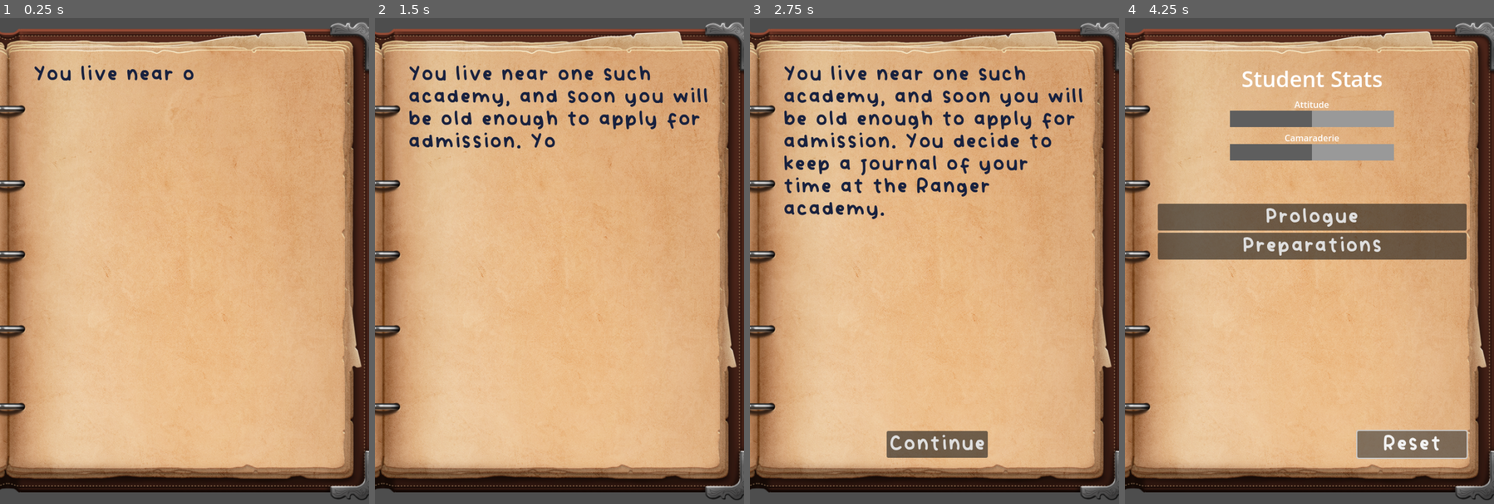
Above: before the commit, frames 1-4 (left to right).
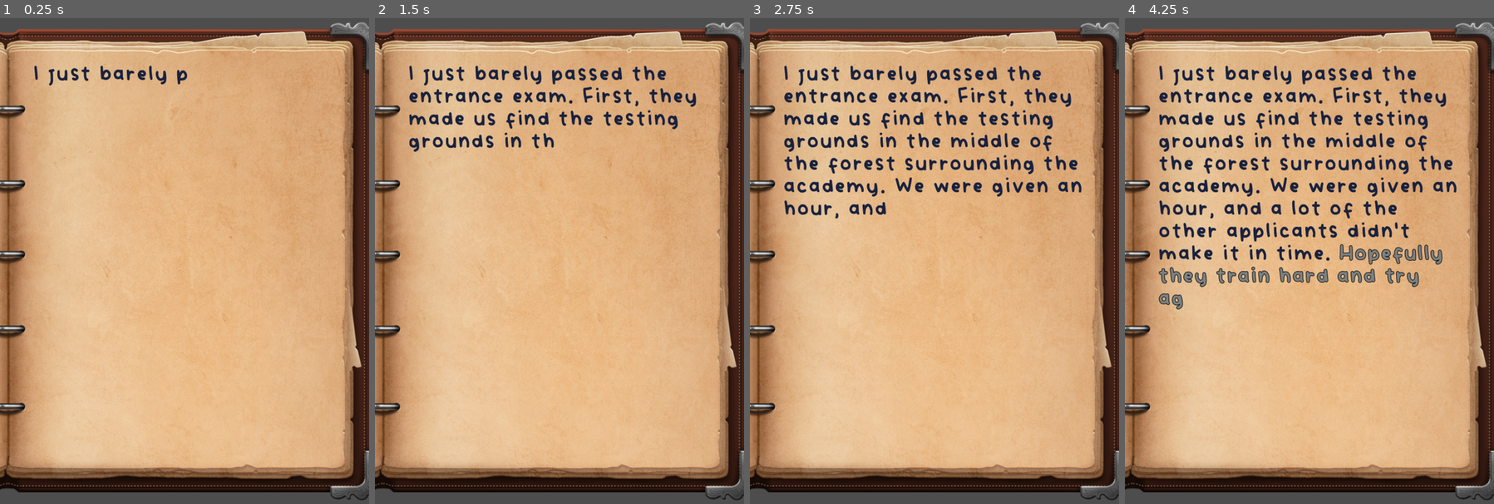
Above: after the commit, the same moments.

Repository: starlightlacuna/godot-wild-jam-75
Game: Godot game, scene res://journal.tscn
Same seed, same stepped clock (60 frames per second), same inputs: the game is played once before the commit and once after it.
Inputs (mouse positions are in pixels of both pictures, inside the frame that each line leads up to):
- Up to frame 1 (0.25 s): no input
- Up to frame 2 (1.5 s): no input
- Up to frame 3 (2.75 s): no input
- Up to frame 4 (4.25 s): click (1313, 445) at 2.75 s, where only the run before the commit has a clickable "Continue"; click (1412, 445) at 3.5 s, where only the run before the commit has a clickable "Reset"

The runs differ from the first frame. In frame 1, 0.7% of the frame differs, in the area x 9-53%, y 9-14%; in frame 2, 4.0%; in frame 3, 8.7%; in frame 4, 20%, in the area x 8-93%, y 9-91%.

Commit message:
Prettify Student Stats

Diff:
--- a/Data/Exam/exam2.tres
+++ b/Data/Exam/exam2.tres
@@ -8,7 +8,7 @@
 
 [sub_resource type="Resource" id="Resource_iihj2"]
 script = ExtResource("3_ksnlq")
-text = "Then, at the grounds, they gave us wooden swords and had us spar with [b][i]actual rangers[/i][/b]. To pass, we had to land a hit on them …(121 unchanged characters)…
+text = "Then, at the grounds, they gave us wooden swords and had us spar with [pulse freq=1.0 ease=-2.0 color=#6AEC1399]actual rangers[/pulse]. To pass, we had to land a hit on them …(121 unchanged characters)…
 requirements = Array[ExtResource("4_c2c01")]([])
 world_key = ""
 
--- a/journal.gd
+++ b/journal.gd
@@ -20,6 +20,8 @@
 @onready var sequence_button_container: VBoxContainer = %SequenceButtonContainer
 @onready var effects_player: AudioStreamPlayer = $EffectsPlayer
 @onready var music_player: AudioStreamPlayer = $MusicPlayer
+@onready var attitude_bar: ProgressBar = %AttitudeBar
+@onready var camaraderie_bar: ProgressBar = %CamaraderieBar
 
 const choice_button_scene: PackedScene = preload("res://UI/choice_button.tscn")
 const continue_button_data: ChoiceData = preload("res://Data/continue.tres")
@@ -29,6 +31,19 @@
 var current_entry: JournalEntryData
 
 func _ready() -> void:
+	var attitude_background_stylebox: StyleBox = attitude_bar.get_theme_stylebox("background")
+	attitude_background_stylebox.set("bg_color", attitude_min_color)
+	attitude_bar.add_theme_stylebox_override("background", attitude_background_stylebox)
+	var attitude_fill_stylebox: StyleBox = attitude_bar.get_theme_stylebox("fill")
+	attitude_fill_stylebox.set("bg_color", attitude_max_color)
+	attitude_bar.add_theme_stylebox_override("fill", attitude_fill_stylebox)
+	var camaraderie_background_stylebox: StyleBox = camaraderie_bar.get_theme_stylebox("background")
+	camaraderie_background_stylebox.set("bg_color", camaraderie_min_color)
+	camaraderie_bar.add_theme_stylebox_override("background", camaraderie_background_stylebox)
+	var camaraderie_fill_stylebox: StyleBox = camaraderie_bar.get_theme_stylebox("fill")
+	camaraderie_fill_stylebox.set("bg_color", camaraderie_max_color)
+	camaraderie_bar.add_theme_stylebox_override("fill", camaraderie_fill_stylebox)
+	#attitude_bar.theme_override_styles/"background"/"bg_color" = attitude_max_color
 	for child in sequence_button_container.get_children():
 		var sequence_button: SequenceButton = child
 		sequence_button.pressed.connect(_on_sequence_button_pressed.bind(sequence_button.sequence_tag))
@@ -100,6 +115,7 @@
 					sequence_button.show()
 				else:
 					sequence_button.hide()
+			_update_stats()
 
 func _clear_entry_label() -> void:
 	entry_label.clear()
@@ -138,7 +154,7 @@
 			audio_array = page_turn_sfx
 		SfxType.WRITING:
 			audio_array = writing_sfx
-	var audio_data: SoundEffectData = page_turn_sfx[randi_range(0, page_turn_sfx.size() - 1)]
+	var audio_data: SoundEffectData = audio_array[randi_range(0, audio_array.size() - 1)]
 	effects_player.set_stream(audio_data.audio)
 	effects_player.set_volume_db(audio_data.volume_override)
 	effects_player.play()
@@ -177,3 +193,7 @@
 	var text: String = _get_current_entry_text()
 	entry_label.initialize(text)
 	entry_label.start_text_advance()
+
+func _update_stats() -> void:
+	attitude_bar.set_value(clampi(JournalManager.world["player.attitude"], -3, 3))
+	camaraderie_bar.set_value(clampi(JournalManager.world["player.camaraderie"], -3, 3))
--- a/journal.tscn
+++ b/journal.tscn
@@ -1,8 +1,8 @@
-[gd_scene load_steps=28 format=3 uid="uid://cncf0vy3hh8k1"]
+[gd_scene load_steps=32 format=3 uid="uid://cncf0vy3hh8k1"]
 
 [ext_resource type="Script" path="res://journal.gd" id="1_i0mx5"]
 [ext_resource type="FontFile" uid="uid://l3y6ih5w8yke" path="res://Assets/Fonts/vividly/Vividly-Regular.otf" id="1_saxwu"]
-[ext_resource type="Resource" uid="uid://g0i66ygu6tu7" path="res://Data/Prologue/prologue5.tres" id="3_n6brh"]
+[ext_resource type="Resource" uid="uid://cfuv1ns8xlk0b" path="res://Data/Exam/exam1.tres" id="3_7diew"]
 [ext_resource type="Script" path="res://journal_label.gd" id="3_tdy8e"]
 [ext_resource type="Texture2D" uid="uid://u078a8s5bj8l" path="res://Assets/book.png" id="3_yxov7"]
 [ext_resource type="PackedScene" uid="uid://df452r7swku13" path="res://UI/choice_button.tscn" id="4_euoka"]
@@ -24,13 +24,28 @@
 [ext_resource type="Resource" uid="uid://fnlq00efetcn" path="res://Assets/Audio/Resources/writing6.tres" id="18_11uvy"]
 [ext_resource type="Resource" uid="uid://iivvp5kjxx3k" path="res://Assets/Audio/Resources/writing7.tres" id="19_hg33e"]
 [ext_resource type="Resource" uid="uid://cu5ytt2dhsxgk" path="res://Assets/Audio/Resources/writing8.tres" id="20_gtxl6"]
+[ext_resource type="FontFile" uid="uid://cor6msdnuxvqy" path="res://Assets/Fonts/comfortaa/Comfortaa-Bold.ttf" id="24_nlsfo"]
 
 [sub_resource type="Theme" id="Theme_5ffud"]
 Button/font_sizes/font_size = 56
 Button/fonts/font = ExtResource("1_saxwu")
-RichTextLabel/colors/default_color = Color(0.0936841, 0.129262, 0.243799, 1)
+Label/colors/font_color = Color(0.0941176, 0.129412, 0.243137, 1)
+RichTextLabel/colors/default_color = Color(0.0941176, 0.129412, 0.243137, 1)
 RichTextLabel/font_sizes/normal_font_size = 56
+RichTextLabel/fonts/bold_font = ExtResource("1_saxwu")
+RichTextLabel/fonts/bold_italics_font = ExtResource("1_saxwu")
+RichTextLabel/fonts/italics_font = ExtResource("1_saxwu")
 RichTextLabel/fonts/normal_font = ExtResource("1_saxwu")
+
+[sub_resource type="Theme" id="Theme_83w35"]
+Button/font_sizes/font_size = 30
+Button/fonts/font = ExtResource("24_nlsfo")
+Label/fonts/font = ExtResource("24_nlsfo")
+
+[sub_resource type="StyleBoxFlat" id="StyleBoxFlat_ewt77"]
+
+[sub_resource type="StyleBoxFlat" id="StyleBoxFlat_1pxbt"]
+bg_color = Color(0.370364, 0.370365, 0.370364, 1)
 
 [sub_resource type="StyleBoxFlat" id="StyleBoxFlat_gmqsb"]
 
@@ -46,7 +61,7 @@
 grow_vertical = 2
 theme = SubResource("Theme_5ffud")
 script = ExtResource("1_i0mx5")
-journal_entry_override = ExtResource("3_n6brh")
+journal_entry_override = ExtResource("3_7diew")
 page_turn_sfx = Array[ExtResource("4_qp4fo")]([ExtResource("5_86j11"), ExtResource("6_mrem2"), ExtResource("7_lv32q"), ExtResource("8_jcrpg"), ExtResource("9_pq62e"), ExtResource("10_l60nf"), ExtResource("11_1mko8"), ExtResource("12_ugnte")])
 writing_sfx = Array[ExtResource("4_qp4fo")]([ExtResource("13_hqxp3"), ExtResource("14_0cc8y"), ExtResource("15_ggomv"), ExtResource("16_sy63e"), ExtResource("17_tgnjs"), ExtResource("18_11uvy"), ExtResource("19_hg33e"), ExtResource("20_gtxl6")])
 metadata/_edit_lock_ = true
@@ -106,6 +121,7 @@
 [node name="IntersequenceContainer" type="Control" parent="MarginContainer"]
 unique_name_in_owner = true
 layout_mode = 2
+theme = SubResource("Theme_83w35")
 metadata/_edit_lock_ = true
 
 [node name="StatsContainer" type="VBoxContainer" parent="MarginContainer/IntersequenceContainer"]
@@ -121,7 +137,7 @@
 
 [node name="Label" type="Label" parent="MarginContainer/IntersequenceContainer/StatsContainer"]
 layout_mode = 2
-theme_override_font_sizes/font_size = 40
+theme_override_font_sizes/font_size = 54
 text = "Student Stats"
 horizontal_alignment = 1
 vertical_alignment = 1
@@ -132,6 +148,7 @@
 
 [node name="Label" type="Label" parent="MarginContainer/IntersequenceContainer/StatsContainer/AttitudeContainer"]
 layout_mode = 2
+theme_override_font_sizes/font_size = 30
 text = "Attitude"
 horizontal_alignment = 1
 vertical_alignment = 2
@@ -142,8 +159,8 @@
 layout_mode = 2
 size_flags_horizontal = 4
 size_flags_vertical = 4
-theme_override_styles/background = SubResource("StyleBoxFlat_gmqsb")
-theme_override_styles/fill = SubResource("StyleBoxFlat_nc8xa")
+theme_override_styles/background = SubResource("StyleBoxFlat_ewt77")
+theme_override_styles/fill = SubResource("StyleBoxFlat_1pxbt")
 min_value = -3.0
 max_value = 3.0
 step = 1.0
@@ -156,6 +173,7 @@
 
 [node name="Label" type="Label" parent="MarginContainer/IntersequenceContainer/StatsContainer/CamaraderieContainer"]
 layout_mode = 2
+theme_override_font_sizes/font_size = 30
 text = "Camaraderie"
 horizontal_alignment = 1
 vertical_alignment = 2
--- a/journal_manager.gd
+++ b/journal_manager.gd
@@ -66,3 +66,5 @@
 			continue
 		sequences[key]["complete"] = false
 		(sequences[key]["choice_history"] as Array).clear()
+	world["player.attitude"] = 0
+	world["player.camaraderie"] = 0
Binary file added: Assets/Fonts/comfortaa/Comfortaa-Bold.ttf
Not shown, added: Assets/Fonts/comfortaa/Comfortaa-Bold.ttf.import
Binary file added: Assets/Fonts/comfortaa/Comfortaa-Light.ttf
Not shown, added: Assets/Fonts/comfortaa/Comfortaa-Light.ttf.import
Binary file added: Assets/Fonts/comfortaa/Comfortaa-Regular.ttf
Not shown, added: Assets/Fonts/comfortaa/Comfortaa-Regular.ttf.import
Not shown, added: Assets/Fonts/comfortaa/FONTLOG.txt
Not shown, added: Assets/Fonts/comfortaa/OFL.txt
Not shown, added: Assets/Fonts/comfortaa.zip
Not shown, added: Assets/Fonts/comfortaa/donate.html
